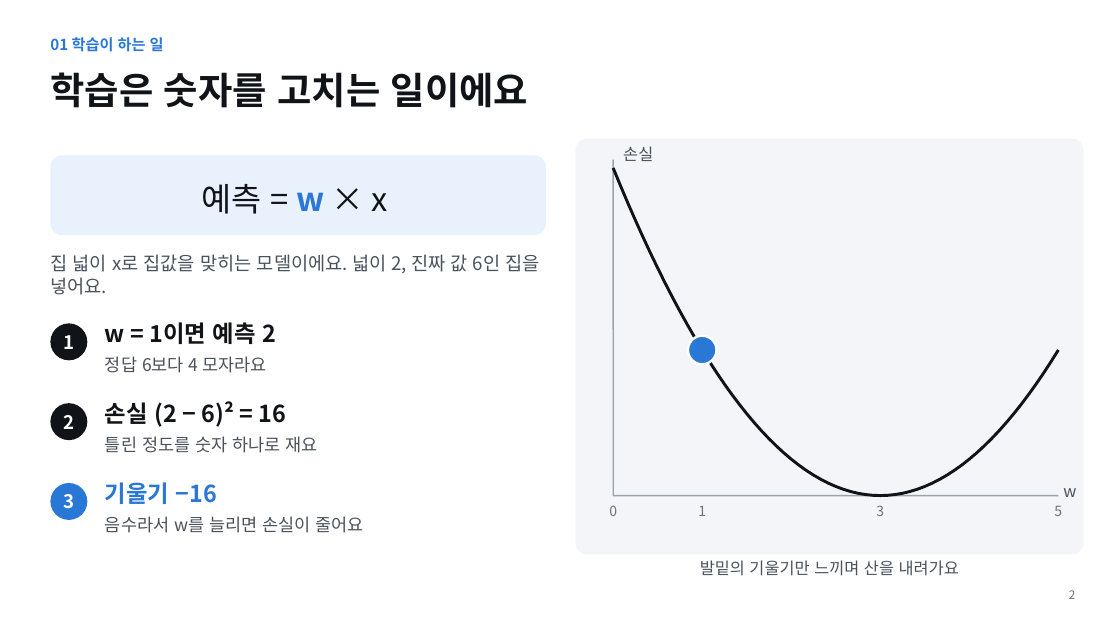
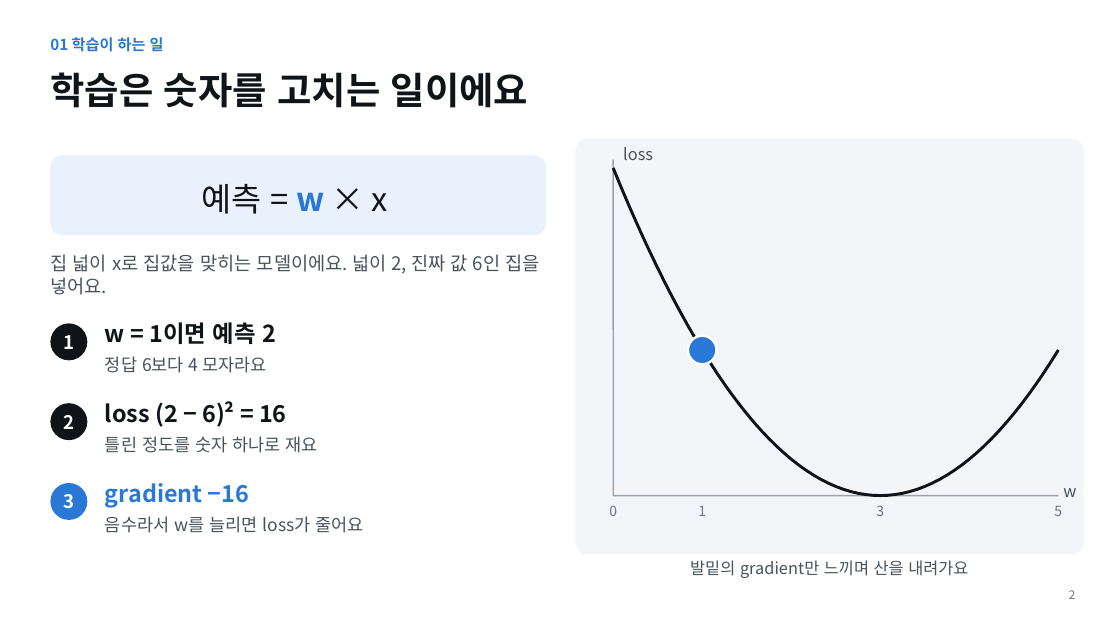
Before and after one commit to tkdgh123/tkdgh123.github.io, a slide deck: slide 2 of adam/Adam_PaperSeminar.pptx. Drawn at 1120x630 pixels with LibreOffice and Linux fonts; fonts in the diff are those of the drawing. Boxes give left, top, right and bottom in pixels: in the first picture for what was removed or moved away, otherwise in the second. Text is boxed around its words. In the diff, an @@ line names an element or a change of style, - is before the commit and + after.

```diff
--- a/adam/Adam_PaperSeminar.pptx
+++ b/adam/Adam_PaperSeminar.pptx
@@ text at <box>623,147,653,160</box>: text changed @@
-손실
+loss
@@ text at <box>105,401,287,427</box>: text changed @@
-손실 (2 − 6)² = 16
+loss (2 − 6)² = 16
@@ text at <box>105,483,249,508</box>: text changed @@
-기울기 −16
+gradient −16
@@ text at <box>105,516,363,533</box>: text changed @@
-음수라서 w를 늘리면 손실이 줄어요
+음수라서 w를 늘리면 loss가 줄어요
@@ text at <box>690,560,968,578</box>: text changed @@
-발밑의 기울기만 느끼며 산을 내려가요
+발밑의 gradient만 느끼며 산을 내려가요
```
Also in this commit, not shown: 16 other slides changed, 2 other files.
